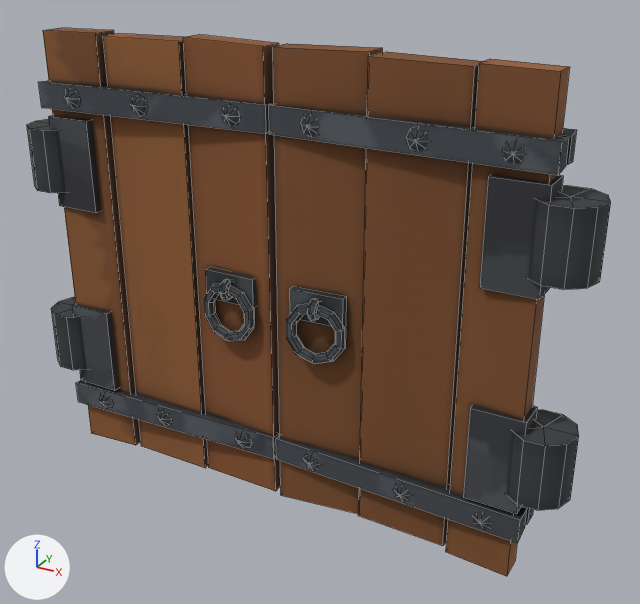
One commit to the FBX model MegaPouleUnity/Assets/Models/Decor/1P_PorteHaute.FBX: the scene before it, then after it.
The view is the same before and after, from a 50 mm camera at (4.12, -5.86, 9.46) aimed at (0.65, 0.45, 6.3). The lights are fixed; the arrows at lower left show +X, +Y and +Z. Mesh edges are drawn as thin lines. Where no turn or scale is listed for an object, it has been applied to the vertices.

Objects in the first picture: '1P_PorteHaute'.
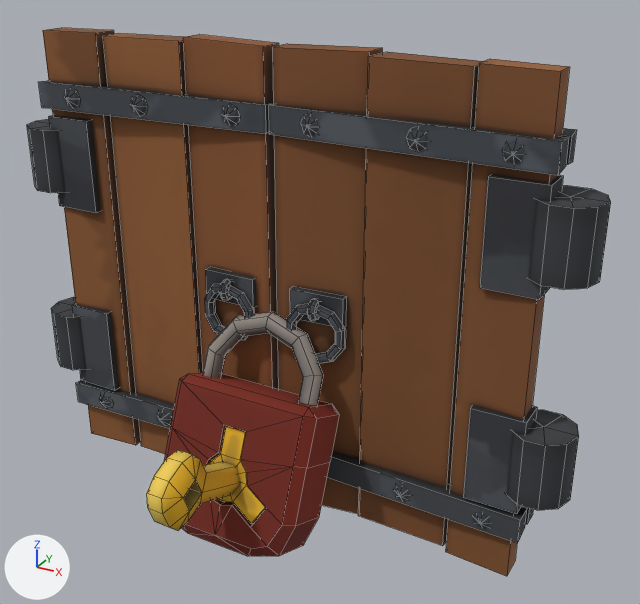
The newer file is also turned or shifted as a whole; pictures and numbers use the older file's frame.

Changed parts and their boxes [x1, y1, x2, y2] in the pictures (640 x 604 px):
part 1 of me_mesh, added (red)
    after: [164, 373, 339, 556]
part 2 of me_mesh, added
    after: [203, 312, 323, 405]
part 3 of me_mesh, added (yellow)
    after: [210, 426, 266, 524]
part 4 of me_mesh, added (yellow)
    after: [147, 450, 241, 530]

The edits, one by one:
me_mesh is used by ob_1p_portehaute; location (0.0, 0.0, 0.0).
me_mesh had 860 vertices, 696 faces and spanned x -2.94..2.94, y 0.54..1.18, z 3.85..8.43.
me_mesh now has 1067 vertices, 917 faces and spans x -2.94..2.94, y -1.2..1.18, z 3.78..8.43.
me_mesh part 1: a new loose piece of 75 vertices spanning x -0.77..0.77, y -0.42..0.71, z 3.78..5.36, in mat_elements_1 (picture img_elements_1_png).
me_mesh part 2: a new loose piece of 49 vertices spanning x -0.65..0.65, y -0.01..0.77, z 4.45..5.96, in mat_elements_1 (picture img_elements_1_png).
me_mesh part 3: a new loose piece of 47 vertices spanning x -0.46..0.46, y -0.31..0.34, z 4.16..5.03, in mat_elements_1 (picture img_elements_1_png).
me_mesh part 4: a new loose piece of 36 vertices spanning x -0.16..0.16, y -1.2..-0.1, z 4.47..5.23, in mat_elements_1 (picture img_elements_1_png).
